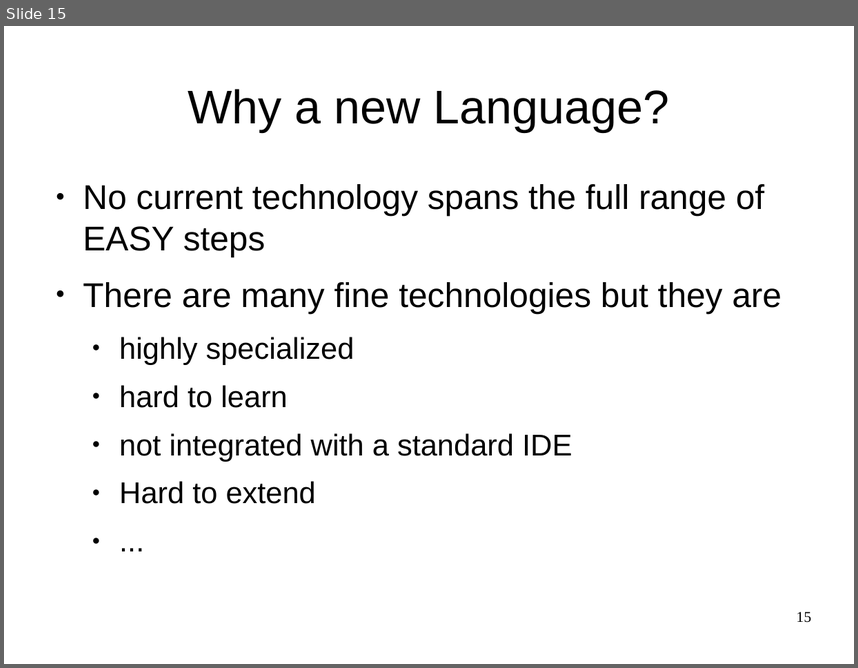
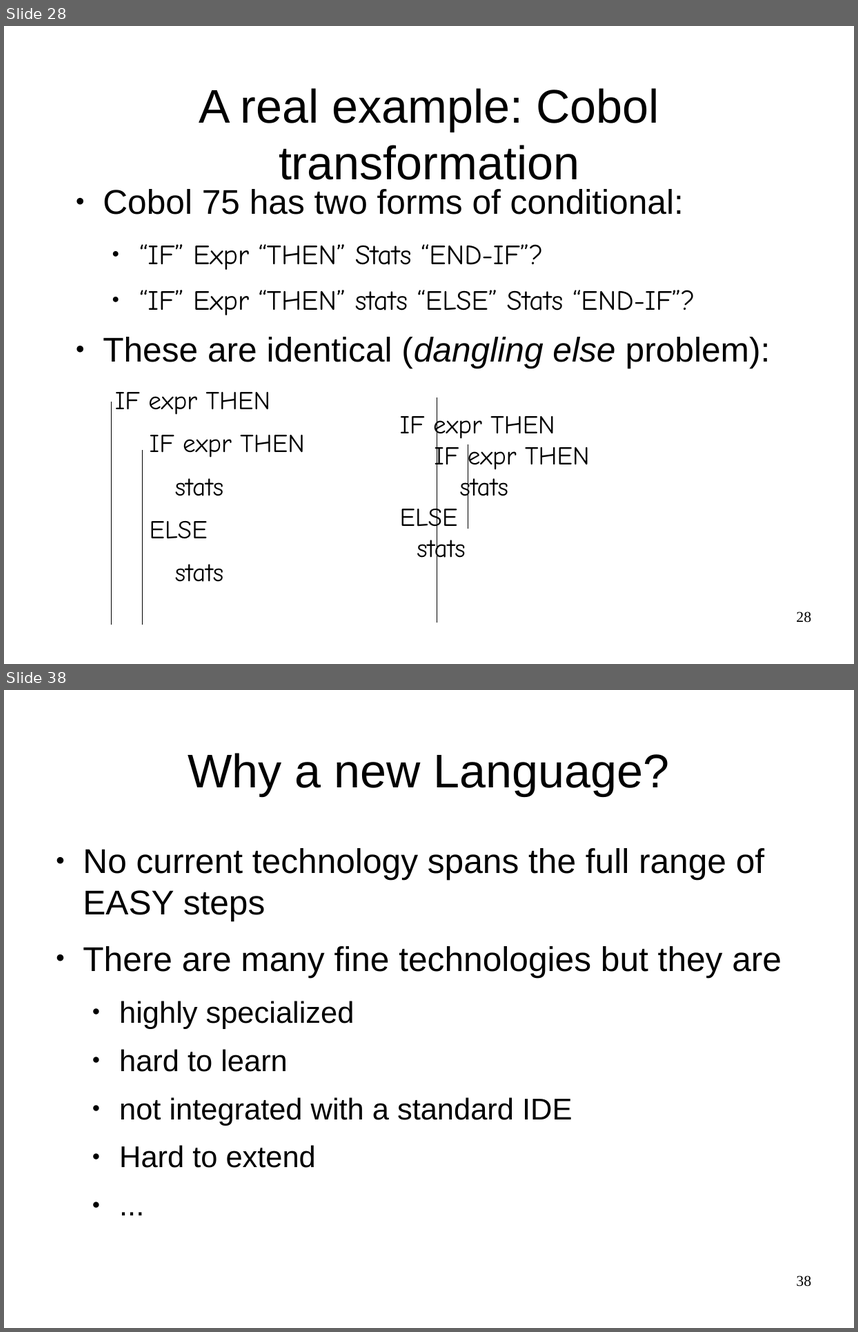
Before and after one commit to cwi-swat/meta-environment, a slide deck: meta-doc/analysis/rascal-slides/rascal-slides.odp. Shown one above the other, each under a label of ours: slide 15 before the commit, slides 28 and 38 after it; the slides between them are not shown. The pictures are 858x668 and 858x1332 pixels, drawn with LibreOffice and Linux fonts; fonts in the diff are those of the drawing; background and template pictures are left out. Boxes give left, top, right and bottom in pixels: in the first picture for what was removed or moved away, otherwise in the second. Text is boxed around its words. In the diff, an @@ line names an element or a change of style, - is before the commit and + after.

```diff
--- a/meta-doc/analysis/rascal-slides/rascal-slides.odp
+++ b/meta-doc/analysis/rascal-slides/rascal-slides.odp
@@ slide 28 added at <box>4,26,854,664</box>, background #FFFFFF @@
@@ title added at <box>199,88,659,180</box>, 44 pt, text #000000 @@
+A real example: Cobol transformation
@@ text added at <box>103,189,771,581</box>, 32 pt, text #000000 @@
+● Cobol 75 has two forms of conditional:
+  ● “IF” Expr “THEN” Stats “END-IF”?
+  ● “IF” Expr “THEN” stats “ELSE” Stats “END-IF”?
+● These are identical (dangling else problem):
+IF expr THEN
+IF expr THEN
+stats
+ELSE
+stats
@@ line added from (437, 398) to (437, 622), #000000 0 pt @@
@@ line added from (111, 403) to (111, 624), #000000 0 pt @@
@@ text added at <box>400,412,589,565</box>, 24 pt, text #000000 @@
+IF expr THEN
+IF expr THEN
+stats
+ELSE
+stats
@@ line added from (142, 450) to (142, 624), #000000 0 pt @@
@@ line added from (468, 445) to (468, 528), #000000 0 pt @@
@@ page number added at <box>796,611,811,622</box>, 14 pt, text #000000 @@
+28
@@ what was slide 15 is now slide 38 @@
@@ page number at <box>796,1275,811,1286</box>: text changed @@
-15
+38
```
Also in this commit, not shown: 4 slides changed, 22 other slides added, 1 other file.
